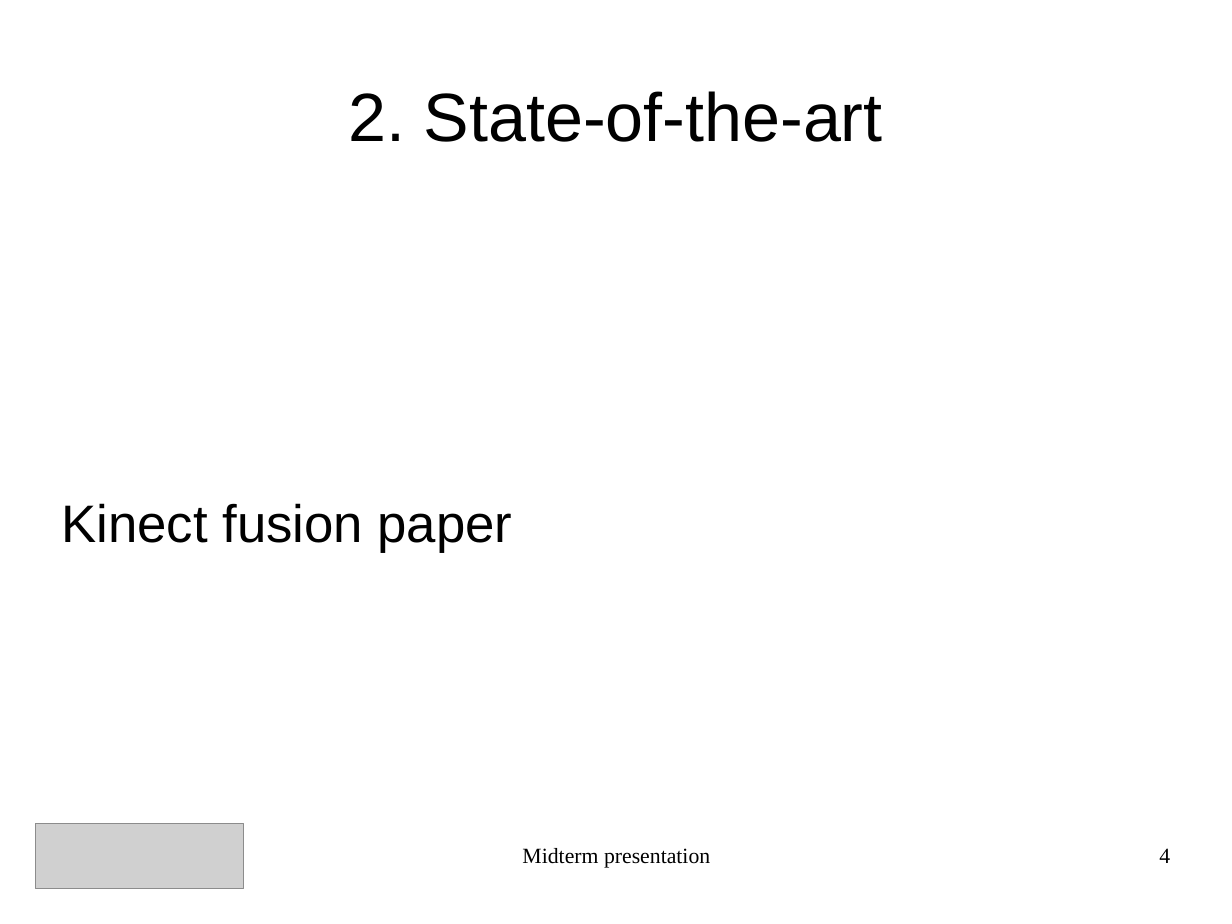
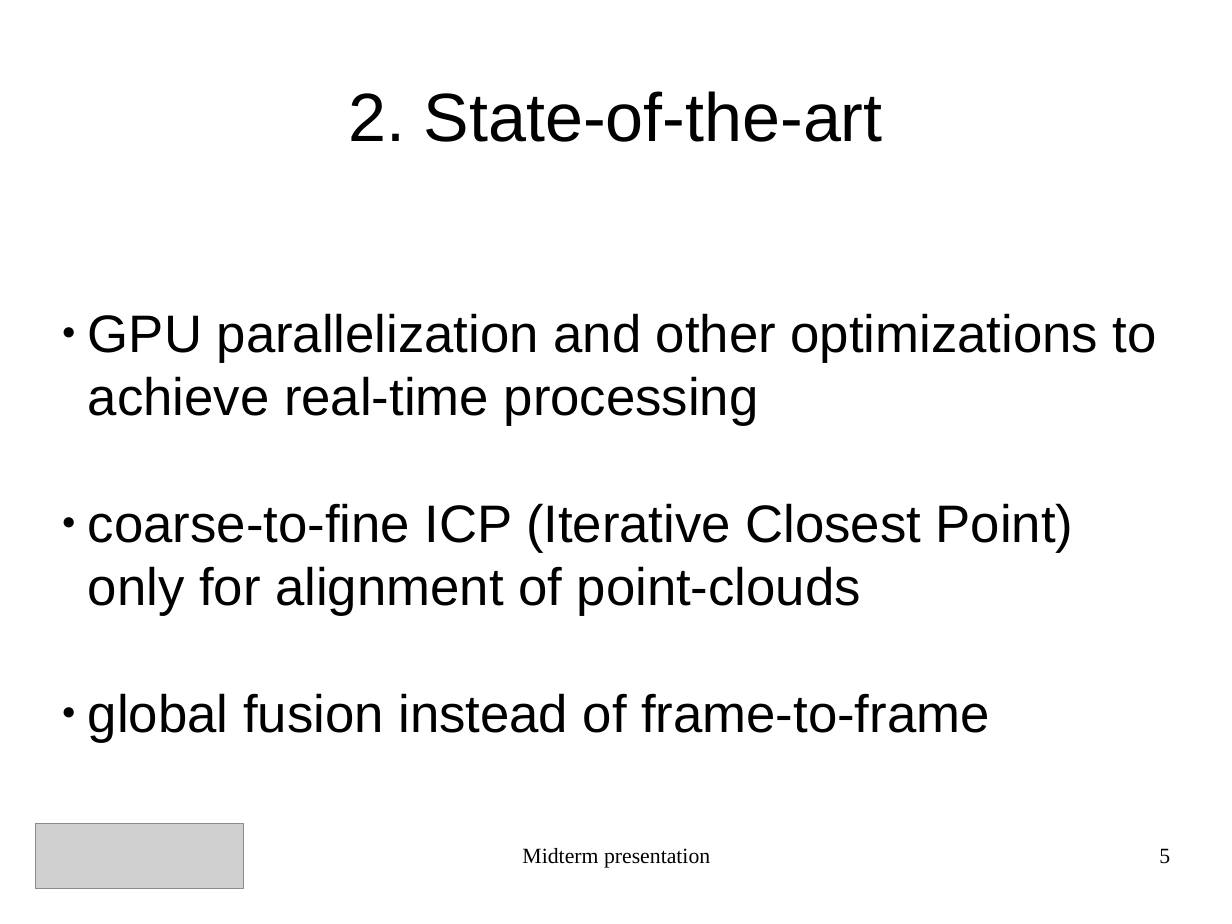
Before and after one commit to AlexVeuthey/KinectFusion, a slide deck: slide 5 of presentation/presentation.odp (slide 4 before the commit). Drawn at 1232x924 pixels with LibreOffice and Linux fonts; fonts in the diff are those of the drawing; grey boxes stand for pictures. Boxes give left, top, right and bottom in pixels: in the first picture for what was removed or moved away, otherwise in the second. Text is boxed around its words. In the diff, an @@ line names an element or a change of style, - is before the commit and + after.

```diff
--- a/presentation/presentation.odp
+++ b/presentation/presentation.odp
@@ subtitle at (x1=88, y1=313, x2=1157, y2=742): text changed @@
-Kinect fusion paper
+● GPU parallelization and other optimizations to achieve real-time processing
+● coarse-to-fine ICP (Iterative Closest Point) only for alignment of point-clouds
+● global fusion instead of frame-to-frame
@@ page number at (x1=1159, y1=848, x2=1170, y2=864): text changed @@
-4
+5
```
Also in this commit, not shown: 8 other slides changed, 2 slides added, 1 slide removed, 10 other files.
